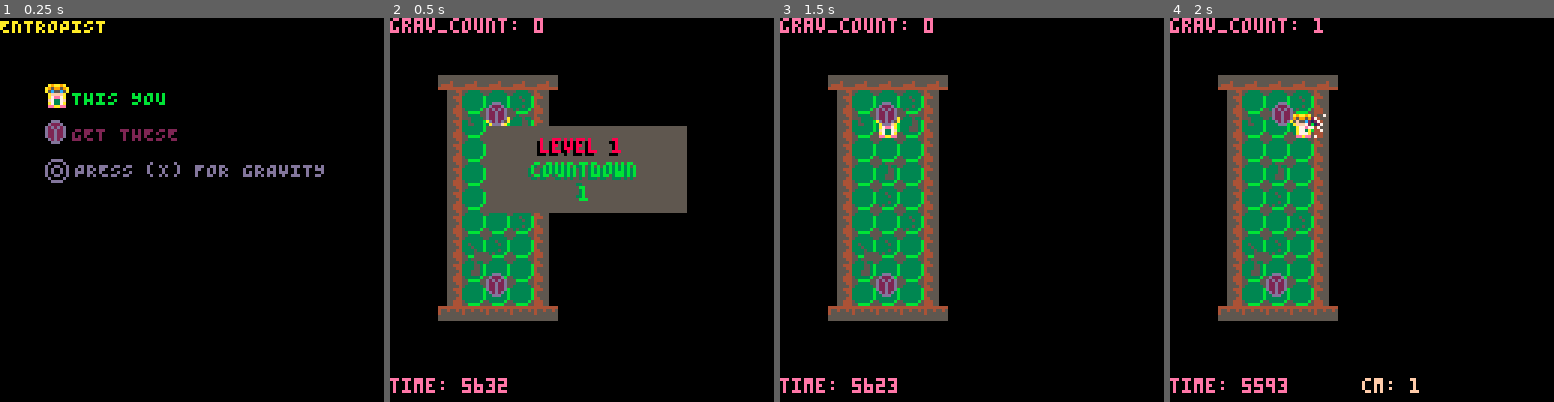
Above: before the commit, frames 1-4 (left to right).
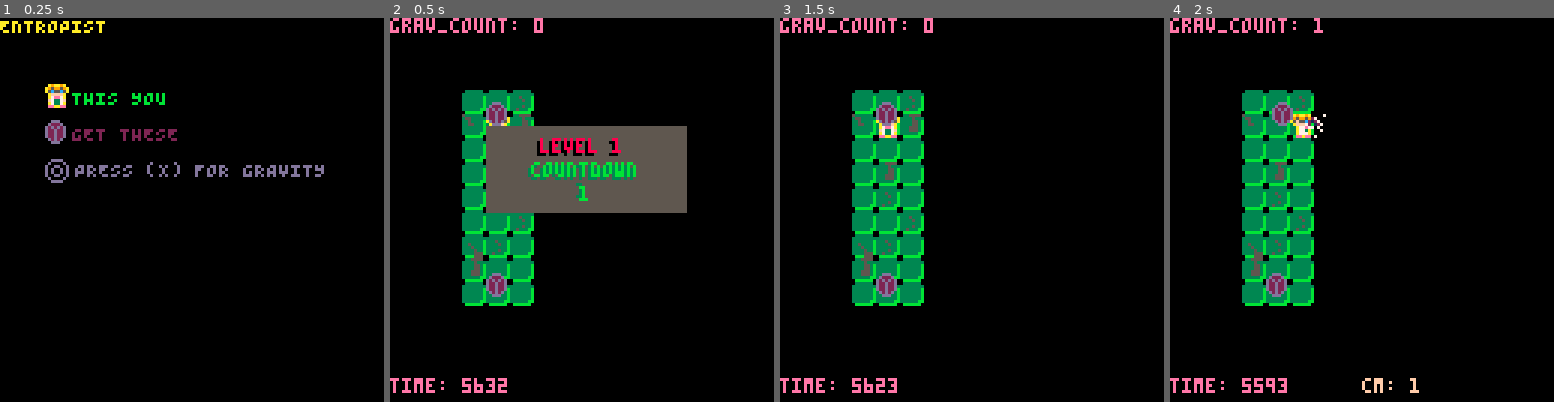
Above: after the commit, the same moments.

Repository: kitasuna/pico8-ttuor
Game: PICO-8 cartridge main.p8
Same seed, same stepped clock (60 frames per second), same inputs: the game is played once before the commit and once after it.
Inputs:
- Up to frame 1 (0.25 s): no input
- Up to frame 2 (0.5 s): tap X (X key) at 0.33 s
- Up to frame 3 (1.5 s): tap O (Z key) at 0.7 s; tap X (X key) at 1.07 s
- Up to frame 4 (2 s): hold Right from 1.6 s (still down); tap O (Z key) at 1.7 s; tap X (X key) at 1.85 s

Frame 1 is identical in both runs. In frame 2, 7.2% of the frame differs, in the area x 12-44%, y 14-79%; in frame 3, 8.7%; in frame 4, 8.6%.

Commit message:
Edit floor sprites Only allow player to walk on tiles

Diff:
--- a/const.lua
+++ b/const.lua
@@ -33,5 +33,5 @@
 COUNTDOWN_TIMEOUT = 59
 
 FLAG_PLAYER = 0
-FLAG_WALL = 1
+FLAG_FLOOR = 1
 FLAG_GRAV = 2
--- a/main.p8
+++ b/main.p8
@@ -320,14 +320,14 @@
 007007000f7337f00a6ee7f00f7337f00f7ee6a000a7f3a00f777ea000a7f3a00a7777f00f7777f00f7777a00f7777f00f7777a0000000000000000000000000
 000000000a7337a00f633ee00a7337a00ee336f000a777a00a7773e000a777a00e7773a00a7777a00ee777f00a7777a00a777ee0000000000000000000000000
 000000000eeaaee00aeaaee00eeaaee00eeaaea000eeaee00aeaaee000eeaee00eeaaea00eeaaee00eeaaea00eeaaee00aeaaee0000000000000000000000000
-00dddd00000555440000000045555000444444445533335555333355553333555533335555355555000000000000000000000000000000000000000000000000
-0d0000d0000555540000000044555000455455455333333555533335533333355333333553335335000000000000000000000000000000000000000000000000
+00dddd00000555440000000045555000444444440333333053333330033333300333333003355550000000000000000000000000000000000000000000000000
+0d0000d0000555540000000044555000455455453333333335533333333333333333333333335333000000000000000000000000000000000000000000000000
 d00dd00d000554440000000044455000455555553333333b3353333b3335333b3333333b3333553b000000000000000000000000000000000000000000000000
 d0d00d0d000555445555555545555000555555553353333b3355333b3333533b3333333b3333553b000000000000000000000000000000000000000000000000
 d0d00d0d000555545555555545555000555555553335333b3333333b3333333b3333333b3335553b000000000000000000000000000000000000000000000000
 d00dd00d000555445555455544555000000000003333533b3333333b3333533b3333333b3335553b000000000000000000000000000000000000000000000000
-0d0000d00005544454444555444550000000000053335555533333b5535333b5533333b5533333b5000000000000000000000000000000000000000000000000
-00dddd000005544444444444444550000000000055bb555555bbbb5555bbbb5555bbbb5555bbbb55000000000000000000000000000000000000000000000000
+0d0000d0000554445444455544455000000000003333555b333333bb335333bb333333bb333333bb000000000000000000000000000000000000000000000000
+00dddd00000554444444444444455000000000000bbb55500bbbbbb00bbbbbb00bbbbbb00bbbbbb0000000000000000000000000000000000000000000000000
 00ddd00000ddd0000000000000000000000000000000e0000077770000e7e7000000000000000000000000000000000000000000000000000000000000000000
 0d222d000d222d0000000000000000000000000007777e70072e2270072e22700000000000000000000000000000000000000000000000000000000000000000
 d2d2d2d0d2d2d2d00000000000000000000000007211e127e2e1112707e1117e0000000000000000000000000000000000000000000000000000000000000000
@@ -440,18 +440,18 @@
 00000000000000000000000000000000000000000000000000000000000000000000000000000000000000000000000000000000000000000000000000000000
 03030303030303030303030303030303000000000000000000000000000000000000000000000000000000000000000000000000000000000000000000000000
 __gff__
-0001010101010101010101010100000004020202020000000000000000000000000000000000000000000000000000000000000000000000000000000000000000000000000000000000000000000000000000000000000000000000000000000000000000000000000000000000000000000000000000000000000000000000
+0001010101010101010101010100000004020202020202020202000000000000000000000000000000000000000000000000000000000000000000000000000000000000000000000000000000000000000000000000000000000000000000000000000000000000000000000000000000000000000000000000000000000000
 0000000000000000000000000000000000000000000000000000000000000000000000000000000000000000000000000000000000000000000000000000000000000000000000000000000000000000000000000000000000000000000000000000000000000000000000000000000000000000000000000000000000000000
 __map__
-1212121212000000000000000000000000000000000000000000000000000000000000000000000000000000000000000000000000000000000000000000000000000000000000000000000000000000000000000000000000000000000000000000000000000000000000000000000000000000000000000000000000000000
-1118181713000000000000000000000000000000000000000000000000000000000000000000000000000000000000000000000000000000000000000000000000000000000000000000000000000000000000000000000000000000000000000000000000000000000000000000000000000000000000000000000000000000
-1116181913000000000000000000000000000000000000000000000000000000000000000000000000000000000000000000000000000000000000000000000000000000000000000000000000000000000000000000000000000000000000000000000000000000000000000000000000000000000000000000000000000000
-1118181813000000000000000000000000000000000000000000000000000000000000000000000000000000000000000000000000000000000000000000000000000000000000000000000000000000000000000000000000000000000000000000000000000000000000000000000000000000000000000000000000000000
-1118191813222222000000000000000000000000000000000000000000000000000000000000000000000000000000000000000000000000000000000000000000000000000000000000000000000000000000000000000000000000000000000000000000000000000000000000000000000000000000000000000000000000
-1118171813222222000000000000000000000000000000000000000000000000000000000000000000000000000000000000000000000000000000000000000000000000000000000000000000000000000000000000000000000000000000000000000000000000000000000000000000000000000000000000000000000000
-1118181713222222000000000000000000000000000000000000000000000000000000000000000000000000000000000000000000000000000000000000000000000000000000000000000000000000000000000000000000000000000000000000000000000000000000000000000000000000000000000000000000000000
-1115171813222222000000000000000000000000000000000000000000000000000000000000000000000000000000000000000000000000000000000000000000000000000000000000000000000000000000000000000000000000000000000000000000000000000000000000000000000000000000000000000000000000
-1119181813000000000000000000000000000000000000000000000000000000000000000000000000000000000000000000000000000000000000000000000000000000000000000000000000000000000000000000000000000000000000000000000000000000000000000000000000000000000000000000000000000000
-1118181813000000000000000000000000000000000000000000000000000000000000000000000000000000000000000000000000000000000000000000000000000000000000000000000000000000000000000000000000000000000000000000000000000000000000000000000000000000000000000000000000000000
-1414141414220000000000000000000000000000000000000000000000000000000000000000000000000000000000000000000000000000000000000000000000000000000000000000000000000000000000000000000000000000000000000000000000000000000000000000000000000000000000000000000000000000
+2222222222000000000000000000000000000000000000000000000000000000000000000000000000000000000000000000000000000000000000000000000000000000000000000000000000000000000000000000000000000000000000000000000000000000000000000000000000000000000000000000000000000000
+2218181722000000000000000000000000000000000000000000000000000000000000000000000000000000000000000000000000000000000000000000000000000000000000000000000000000000000000000000000000000000000000000000000000000000000000000000000000000000000000000000000000000000
+2216181922000000000000000000000000000000000000000000000000000000000000000000000000000000000000000000000000000000000000000000000000000000000000000000000000000000000000000000000000000000000000000000000000000000000000000000000000000000000000000000000000000000
+2218181822000000000000000000000000000000000000000000000000000000000000000000000000000000000000000000000000000000000000000000000000000000000000000000000000000000000000000000000000000000000000000000000000000000000000000000000000000000000000000000000000000000
+2218191822222222000000000000000000000000000000000000000000000000000000000000000000000000000000000000000000000000000000000000000000000000000000000000000000000000000000000000000000000000000000000000000000000000000000000000000000000000000000000000000000000000
+2218171822222222000000000000000000000000000000000000000000000000000000000000000000000000000000000000000000000000000000000000000000000000000000000000000000000000000000000000000000000000000000000000000000000000000000000000000000000000000000000000000000000000
+2218181722222222000000000000000000000000000000000000000000000000000000000000000000000000000000000000000000000000000000000000000000000000000000000000000000000000000000000000000000000000000000000000000000000000000000000000000000000000000000000000000000000000
+2215171822222222000000000000000000000000000000000000000000000000000000000000000000000000000000000000000000000000000000000000000000000000000000000000000000000000000000000000000000000000000000000000000000000000000000000000000000000000000000000000000000000000
+2219181822002200000000000000000000000000000000000000000000000000000000000000000000000000000000000000000000000000000000000000000000000000000000000000000000000000000000000000000000000000000000000000000000000000000000000000000000000000000000000000000000000000
+2218181822000000000000000000000000000000000000000000000000000000000000000000000000000000000000000000000000000000000000000000000000000000000000000000000000000000000000000000000000000000000000000000000000000000000000000000000000000000000000000000000000000000
 2222222222220000000000000000000000000000000000000000000000000000000000000000000000000000000000000000000000000000000000000000000000000000000000000000000000000000000000000000000000000000000000000000000000000000000000000000000000000000000000000000000000000000
+2222222222220000000000000000000000000000000000000000000000000000000000000000000000000000000000000000000000000000000000000000000000000000000000000000000000000000000000000000000000000000000000000000000000000000000000000000000000000000000000000000000000000000
--- a/player.lua
+++ b/player.lua
@@ -122,11 +122,11 @@
     local player_next_y = (player.pos_y + player.vel_y - map_offset_y) + (player.vel_y > 0 and 7 or 0)
     local map_x = (player_next_x) \ 8
     local map_y = (player_next_y) \ 8
-    if fget(mget(map_x, map_y), 1) == false then
+    if fget(mget(map_x, map_y), FLAG_FLOOR) == true then
       player.pos_x += player.vel_x
     end
 
-    if fget(mget(map_x, map_y), 1) == false then
+    if fget(mget(map_x, map_y), FLAG_FLOOR) == true then
       player.pos_y += player.vel_y
     end
 
